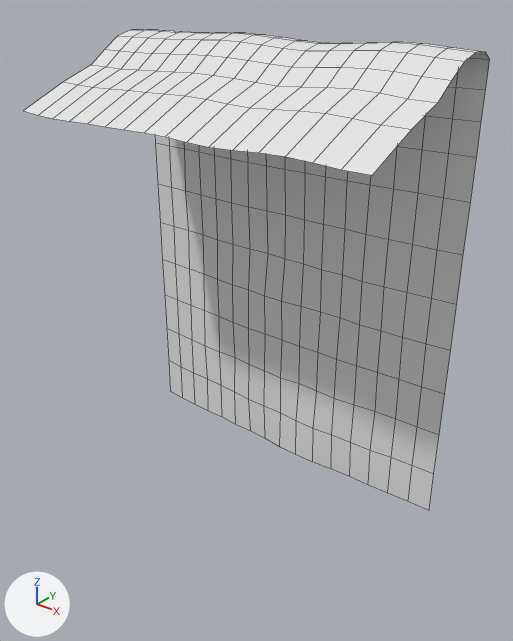
Two versions of the FBX model Assets/ReSurvivor2/Blender/S7U_EarthWall_2m/S7U_EarthWall_2m.fbx, one commit apart.
Before and after are seen from a camera (50 mm lens) standing at (2.18, -3.04, 2.61) and looking at (0.11, -0.44, 1.0). Lighting does not change. The marker at lower left points along +X, +Y and +Z. The first picture is the older version. Mesh edges are drawn as thin lines. Materials are left out; every surface is plain grey. Where no turn or scale is listed for an object, it has been applied to the vertices.

In view in the first picture: 'S7U_EarthWall_2m'.
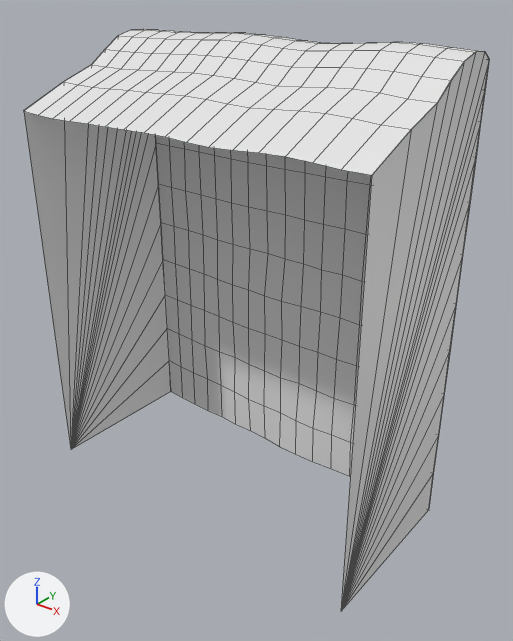
Pixel boxes [x1, y1, x2, y2] of what changed, in the pictures (513 x 641 px):
'S7U_EarthWall_2m', reshaped (21% taller)
    before: [24, 29, 490, 510]
    after: [24, 29, 490, 611]
part 1 of me_s7u_earthwall_2m_mesh, added
    after: [24, 72, 171, 450]
part 2 of me_s7u_earthwall_2m_mesh, added
    after: [341, 52, 489, 611]

Diff of the bpy script that builds the scene:
```diff
--- a/Assets/ReSurvivor2/Blender/S7U_EarthWall_2m/S7U_EarthWall_2m.fbx.py
+++ b/Assets/ReSurvivor2/Blender/S7U_EarthWall_2m/S7U_EarthWall_2m.fbx.py
@@ me_s7u_earthwall_2m_mesh @@
 # used by ob_s7u_earthwall_2m; location = (0.0, 0.0, 0.0)
-me_s7u_earthwall_2m_mesh.from_pydata(...)  # 413 vertices, 363 faces; spans x -1.0..1.0, y -0.93..0.07, z -0.05..2.36
+me_s7u_earthwall_2m_mesh.from_pydata(...)  # 453 vertices, 399 faces; spans x -1.0..1.0, y -0.93..0.07, z -0.05..2.36
+# me_s7u_earthwall_2m_mesh part 1: a new loose piece of 20 vertices spanning x -1.0, y -0.92..-0.03, z -0.05..2.34
+# me_s7u_earthwall_2m_mesh part 2: a new loose piece of 20 vertices spanning x 1.0, y -0.93..-0.03, z -0.05..2.34
```
